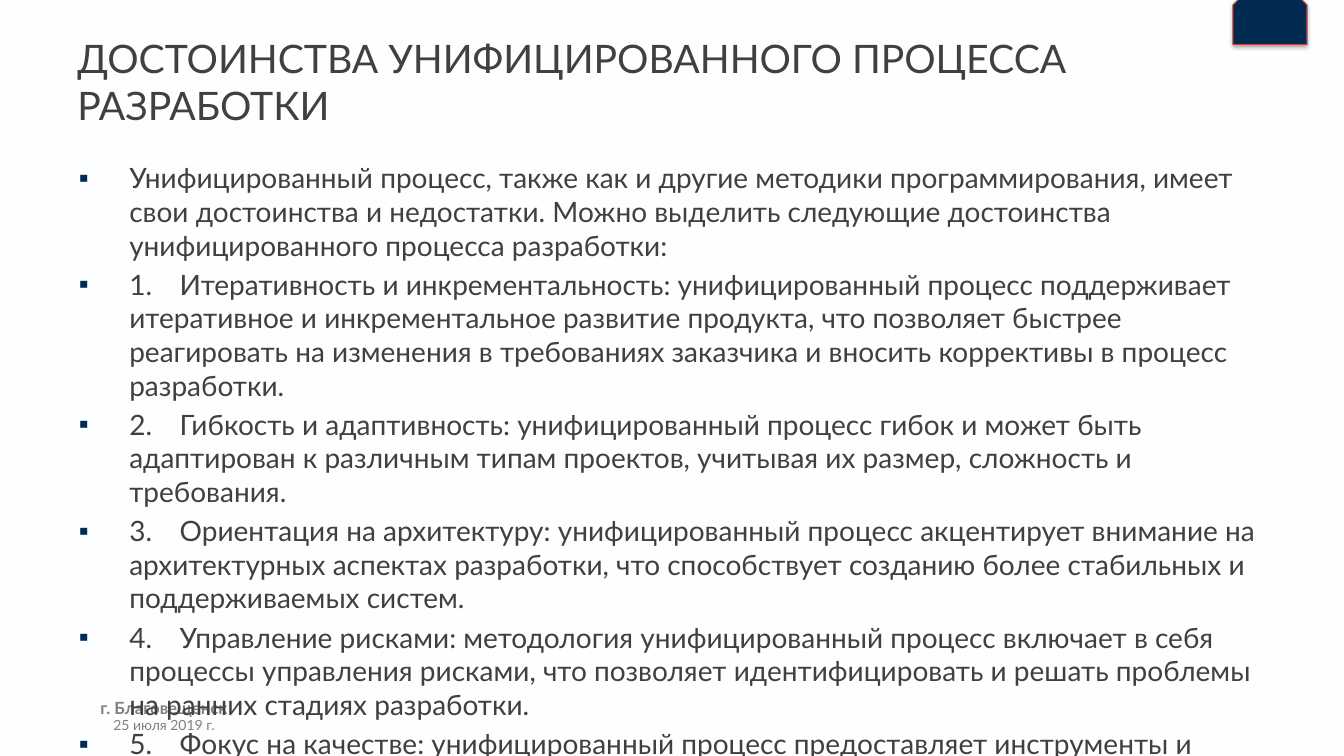
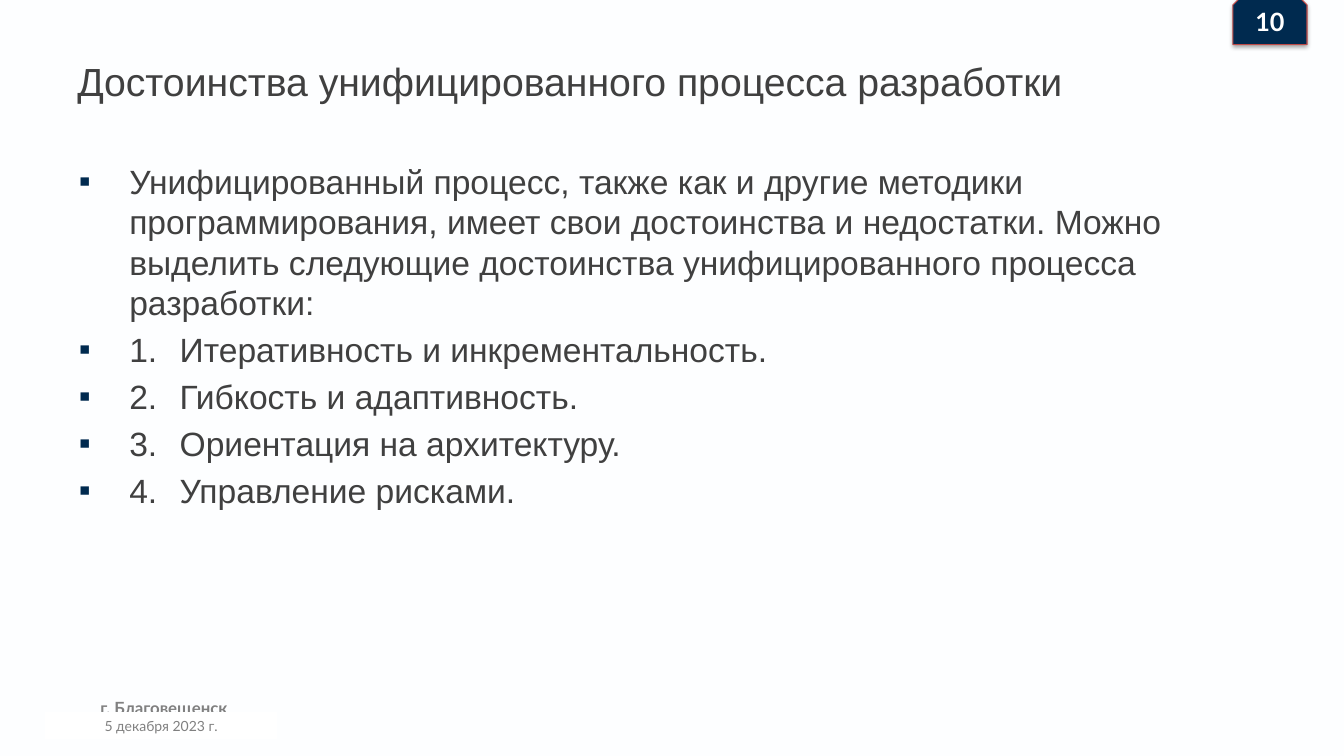
Before and after one commit to Denis-buh/Lesson_repo, a slide deck: slide 11 of Рефераты/Введение в професию/Наработки/Презентация.pptx (slide 12 before the commit). Drawn at 1344x756 pixels with LibreOffice and Linux fonts; fonts in the diff are those of the drawing; background and template pictures are left out. Boxes give left, top, right and bottom in pixels: in the first picture for what was removed or moved away, otherwise in the second. Text is boxed around its words. In the diff, an @@ line names an element or a change of style, - is before the commit and + after.

```diff
--- a/Рефераты/Введение в професию/Наработки/Презентация.pptx
+++ b/Рефераты/Введение в професию/Наработки/Презентация.pptx
@@ text added at [1255,12,1284,31], 18 pt, text #FFFFFF, bold @@
+10
@@ title at [77,67,1062,104]: text changed; font Lato to Arial @@
-ДОСТОИНСТВА УНИФИЦИРОВАННОГО ПРОЦЕССА РАЗРАБОТКИ
+Достоинства унифицированного процесса разработки
@@ text at [129,169,1161,322]: size 20 to 24 pt, font Lato to Arial in "Унифицированный процесс, также как и другие методики ..." @@
@@ text at [129,339,767,510]: text changed; size 20 to 24 pt; font Lato to Arial @@
-▪ 1. Итеративность и инкрементальность: унифицированный процесс поддерживает итеративное и инкрементальное развитие продукта, что позволяет быстрее реагировать на изменения в требованиях заказчика и вносить коррективы в процесс разработки.
-▪ 2. Гибкость и адаптивность: унифицированный процесс гибок и может быть адаптирован к различным типам проектов, учитывая их размер, сложность и требования.
-▪ 3. Ориентация на архитектуру: унифицированный процесс акцентирует внимание на архитектурных аспектах разработки, что способствует созданию более стабильных и поддерживаемых систем.
-▪ 4. Управление рисками: методология унифицированный процесс включает в себя процессы управления рисками, что позволяет идентифицировать и решать проблемы на ранних стадиях разработки.
-▪ 5. Фокус на качестве: унифицированный процесс предоставляет инструменты и методы для обеспечения высокого качества продукта.
+▪ 1. Итеративность и инкрементальность.
+▪ 2. Гибкость и адаптивность.
+▪ 3. Ориентация на архитектуру.
+▪ 4. Управление рисками.
@@ text added at [105,721,214,734], 10 pt, text #808080 @@
+5 декабря 2023 г.
```
Also in this commit, not shown: 11 other slides changed, 1 slide added, 3 slides removed, 3 other files.
